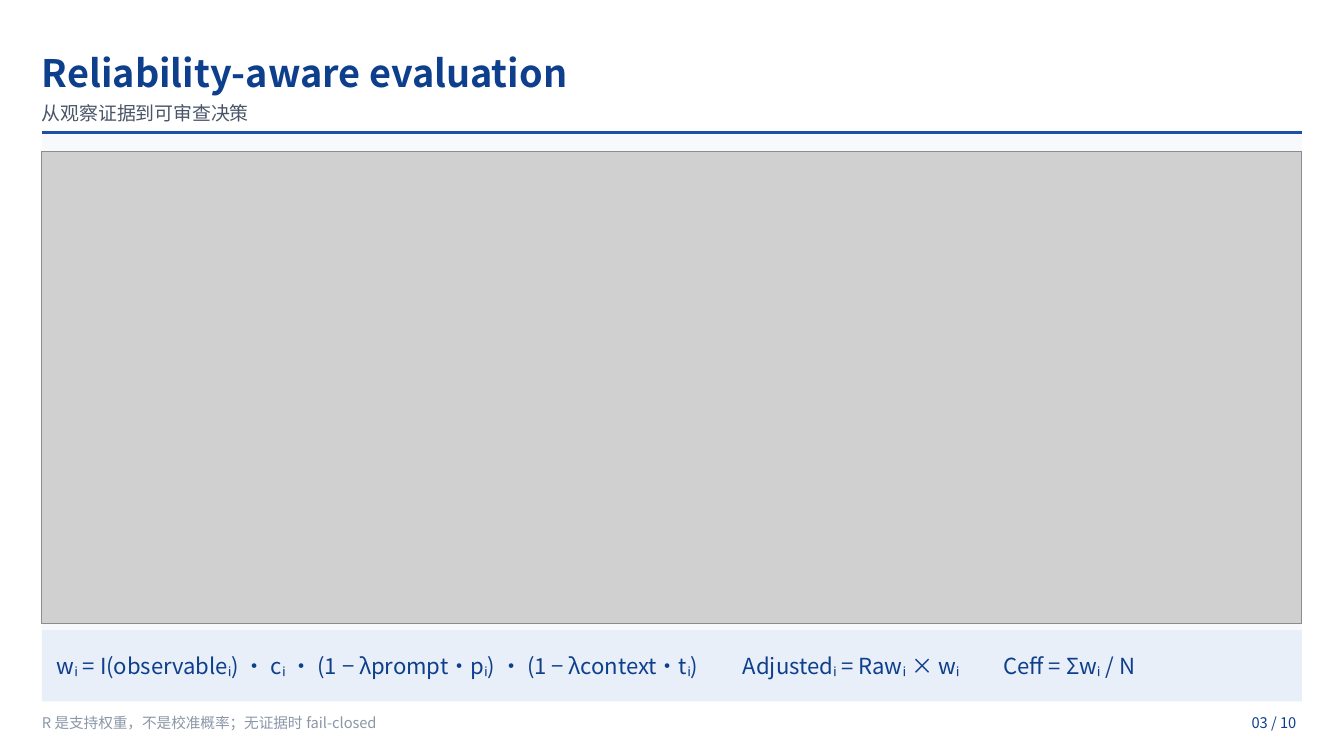
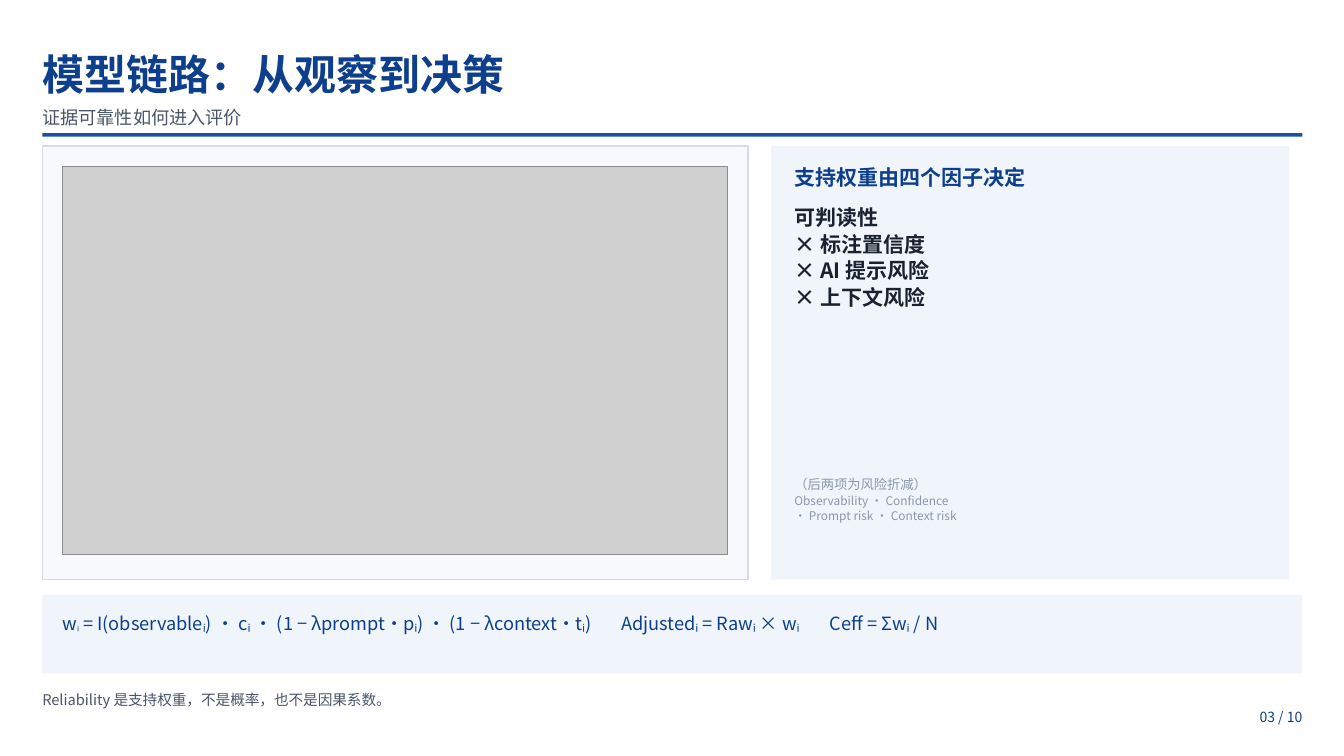
Before and after one commit to cvcingcvc-code/math, a slide deck: slide 3 of outputs/education_ai_evidence_roadshow_final.pptx. Drawn at 1344x756 pixels with LibreOffice and Linux fonts; fonts in the diff are those of the drawing; grey boxes stand for pictures. Boxes give left, top, right and bottom in pixels: in the first picture for what was removed or moved away, otherwise in the second. Text is boxed around its words. In the diff, an @@ line names an element or a change of style, - is before the commit and + after.

```diff
--- a/outputs/education_ai_evidence_roadshow_final.pptx
+++ b/outputs/education_ai_evidence_roadshow_final.pptx
@@ text at (42, 54, 504, 94): text changed; size 13.5 to 30 pt; text colour #4A5568 to #0E3F8C; bold on @@
-从观察证据到可审查决策
+模型链路：从观察到决策
@@ freeform shape removed at (42, 42, 1303, 135) @@
@@ text removed at (42, 56, 567, 96) @@
-Reliability-aware evaluation
@@ text added at (42, 108, 242, 126), 13 pt, text #4A5568 @@
+证据可靠性如何进入评价
@@ rectangle removed at (42, 134, 1303, 630) @@
@@ rectangle added at (42, 133, 1303, 137), fill #1E4FA8 @@
@@ rectangle added at (42, 146, 748, 580), fill #F7F9FC, outline #D6DCE5 1 pt @@
@@ rectangle added at (771, 146, 1290, 580), fill #F0F5FC @@
@@ picture removed at (42, 151, 1303, 624) @@
@@ picture added at (63, 166, 728, 555) @@
@@ text added at (794, 167, 1025, 187), 15 pt, text #0E3F8C, bold @@
+支持权重由四个因子决定
@@ text added at (794, 207, 929, 307), 15 pt, text #1A2230, bold @@
+可判读性
+× 标注置信度
+× AI 提示风险
+× 上下文风险
@@ text added at (794, 478, 957, 523), 8.5 pt, text #8B97A8 @@
+（后两项为风险折减）
+Observability · Confidence
+· Prompt risk · Context risk
@@ rectangle: place and size @@
-rectangle at (42, 630, 1303, 702)
+rectangle at (42, 595, 1303, 674)
@@ rectangle at (42, 595, 1303, 674): fill #E8EFF8 to #F0F5FC @@
@@ text "wᵢ = I(observableᵢ) · cᵢ ...": place and size @@
-text "wᵢ = I(observableᵢ) · cᵢ ..." at (74, 656, 1135, 679)
+text "wᵢ = I(observableᵢ) · cᵢ ..." at (77, 615, 938, 634)
@@ text "wᵢ = I(observableᵢ) · cᵢ ..." at (77, 615, 938, 634): size 15.8 to 13 pt; size 15.8 to 9 pt in "wᵢ"; line spacing 1 to 1.05 @@
@@ text removed at (42, 716, 376, 730) @@
-R 是支持权重，不是校准概率；无证据时 fail-closed
@@ text added at (42, 692, 391, 709), 10.5 pt, text #4A5568 @@
+Reliability 是支持权重，不是概率，也不是因果系数。
@@ text "03 / 10" at (1260, 711, 1303, 722): size 10.5 to 10 pt; alignment left to right; line spacing 1 to 1.05 @@
```
Also in this commit, not shown: 6 other slides changed, 3 slides added, 3 slides removed, 14 other files.
